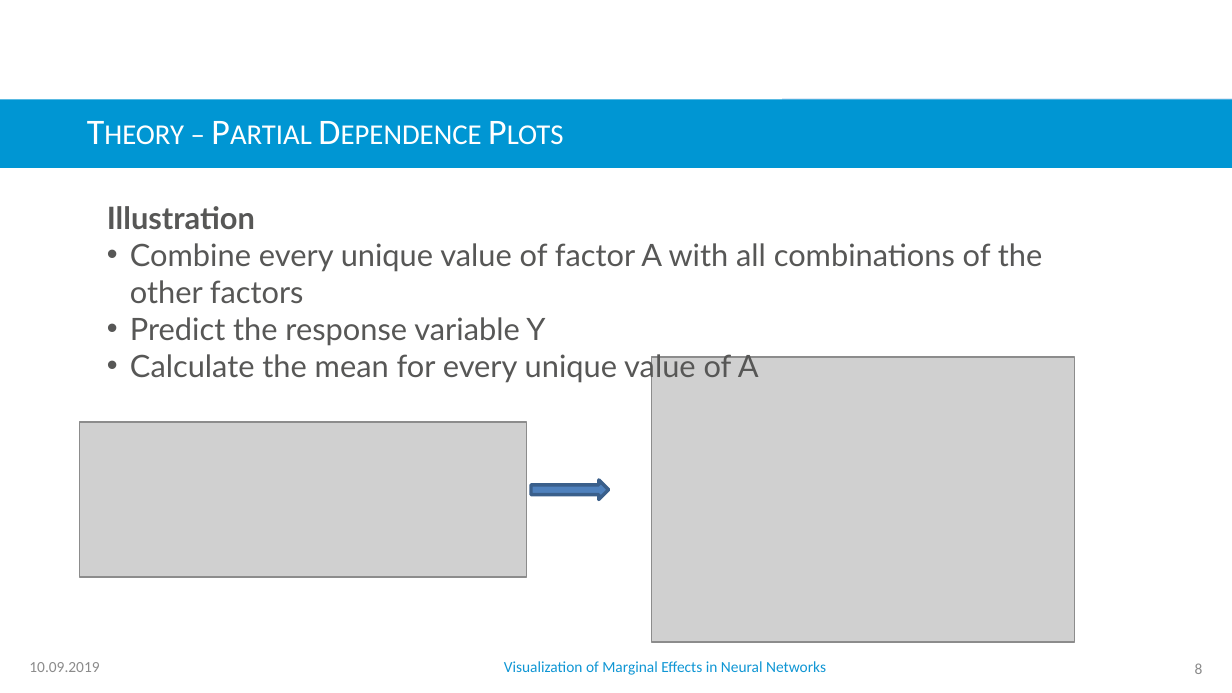
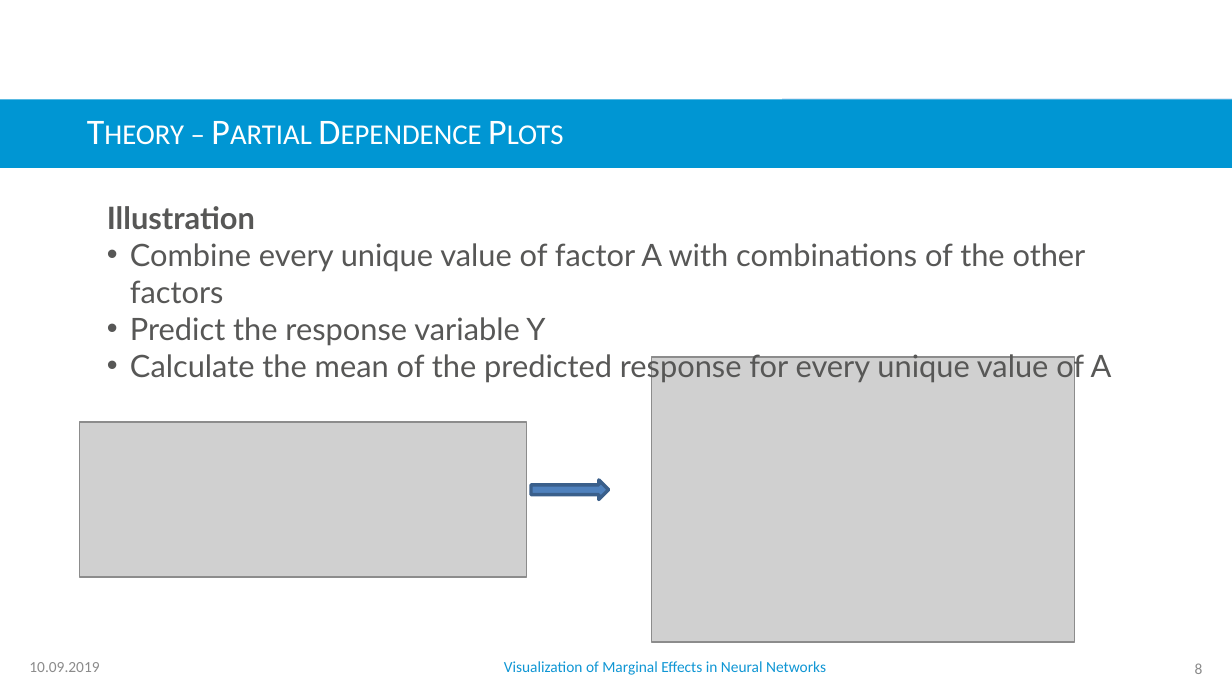
Before and after one commit to AlexAfanasev/NeuralNetworkPresentationPaper, a slide deck: slide 8 of Presentation_neural_network.pptx. Drawn at 1232x693 pixels with LibreOffice and Linux fonts; fonts in the diff are those of the drawing; grey boxes stand for pictures; background and template pictures are left out. Boxes give left, top, right and bottom in pixels: in the first picture for what was removed or moved away, otherwise in the second. Text is boxed around its words. In the diff, an @@ line names an element or a change of style, - is before the commit and + after.

```diff
--- a/Presentation_neural_network.pptx
+++ b/Presentation_neural_network.pptx
@@ text at <box>130,243,1086,303</box>: text changed @@
-• Combine every unique value of factor A with all combinations of the other factors
+• Combine every unique value of factor A with combinations of the other factors
@@ text at <box>130,350,1112,383</box>: text changed @@
-• Calculate the mean for every unique value of A
+• Calculate the mean of the predicted response for every unique value of A
```
Also in this commit, not shown: 1 other slide changed.
